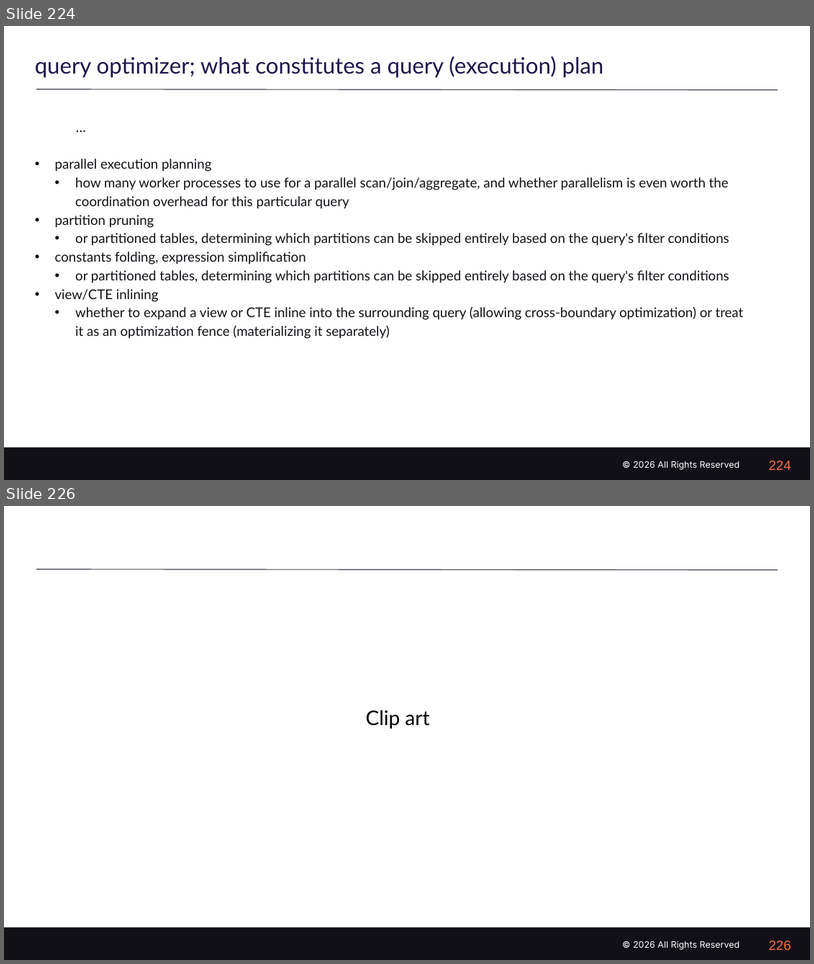
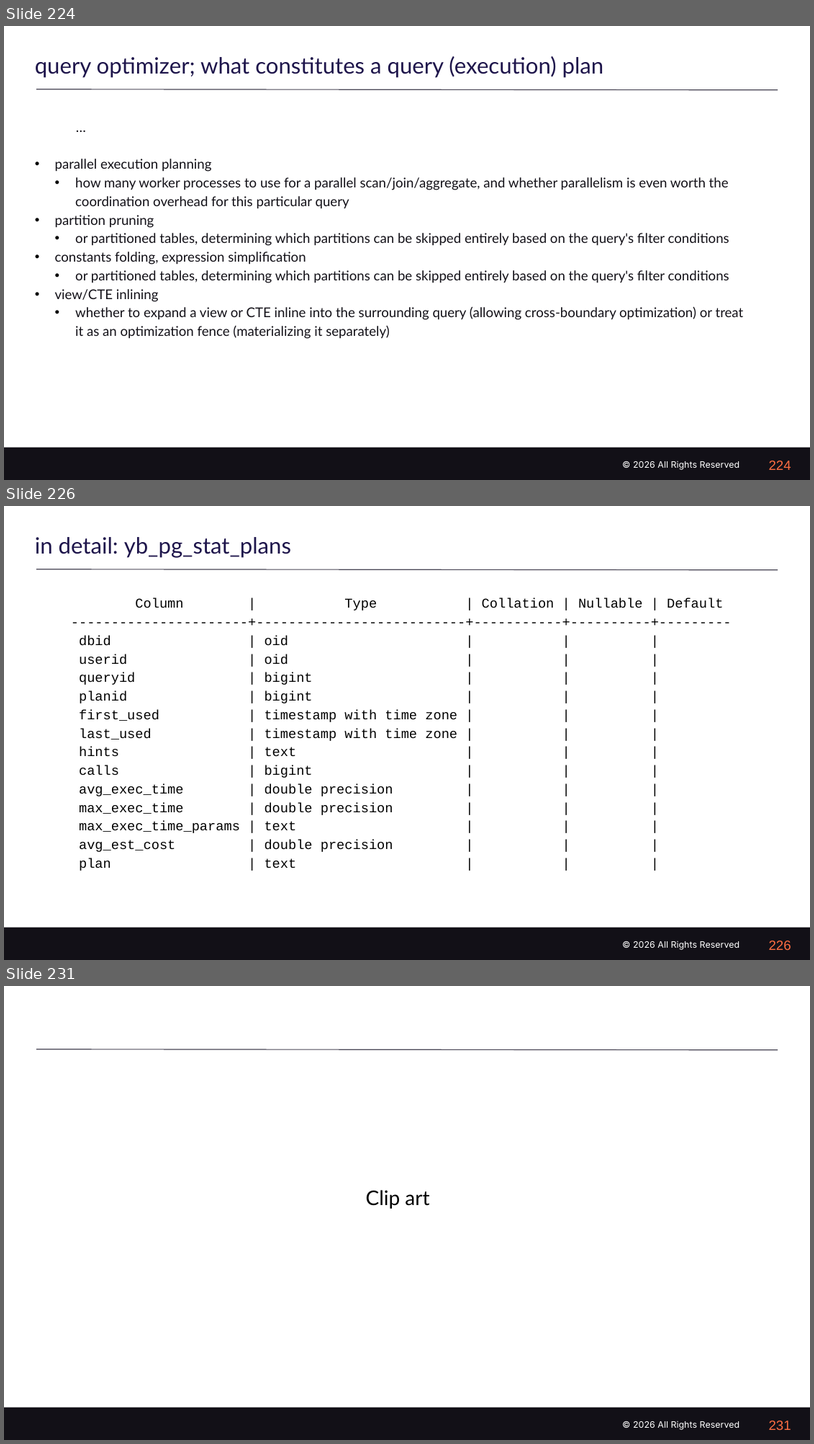
Before and after one commit to farrell0/query-optimizer, a slide deck: 48_slides/04 - My Slides for this demo v1.pptx. Shown one above the other, each under a label of ours: slides 224 and 226 before the commit, slides 224, 226 and 231 after it; the slides between them are not shown. The pictures are 814x964 and 814x1444 pixels, drawn with LibreOffice and Linux fonts; fonts in the diff are those of the drawing; background and template pictures are left out. Boxes give left, top, right and bottom in pixels: in the first picture for what was removed or moved away, otherwise in the second. Text is boxed around its words. In the diff, an @@ line names an element or a change of style, - is before the commit and + after.

```diff
--- a/48_slides/04 - My Slides for this demo v1.pptx
+++ b/48_slides/04 - My Slides for this demo v1.pptx
@@ slide 226 added at [4,506,810,960], background #FFFFFF; not listed: 3 template elements that a slide beside it also shows @@
@@ title added at [35,537,291,557], 20 pt, text #1E154B @@
+in detail: yb_pg_stat_plans
@@ text added at [79,598,723,870], 12 pt, text #000000 @@
+Column | Type | Collation | Nullable | Default
+----------------------+--------------------------+-----------+----------+---------
+dbid | oid | | |
+userid | oid | | |
+queryid | bigint | | |
+planid | bigint | | |
+first_used | timestamp with time zone | | |
+last_used | timestamp with time zone | | |
+hints | text | | |
+calls | bigint | | |
+avg_exec_time | double precision | | |
+max_exec_time | double precision | | |
+max_exec_time_params | text | | |
+avg_est_cost | double precision | | |
+plan | text | | |
@@ page number added at [769,940,792,950], 12 pt, text #FF6E42 @@
+226
@@ what was slide 226 is now slide 231 @@
@@ page number at [769,1420,792,1430]: text changed @@
-226
+231
```
Also in this commit, not shown: 2 slides changed, 5 other slides added, 1 slide removed.
